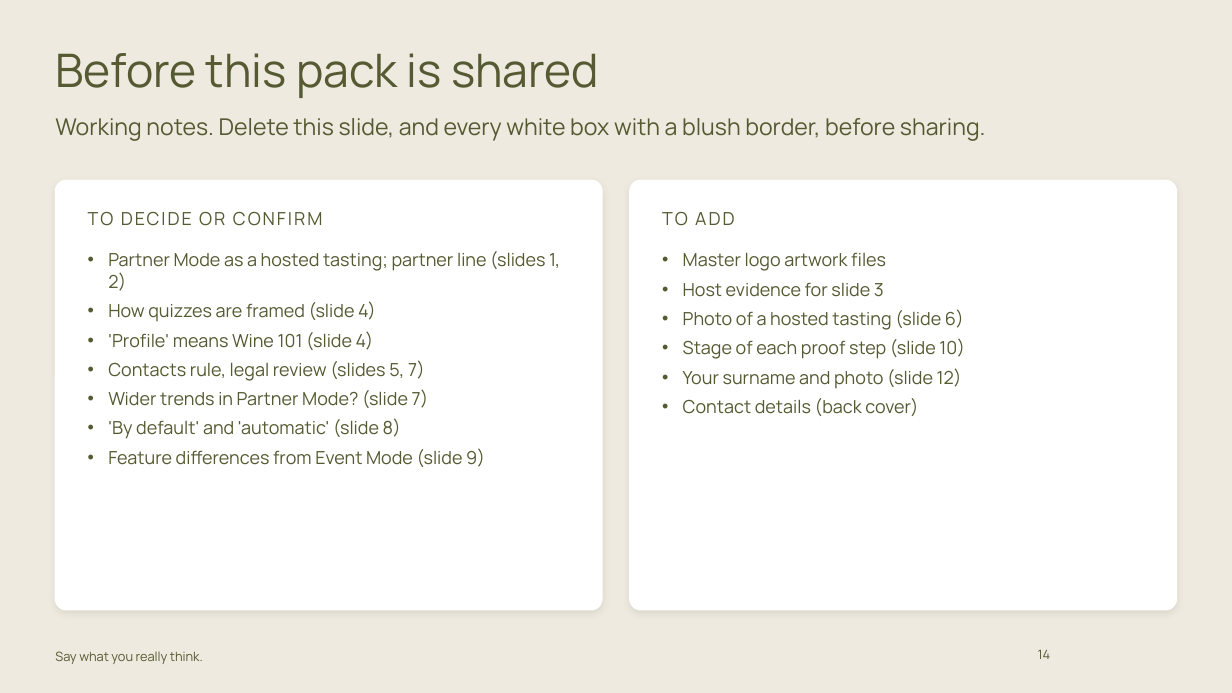
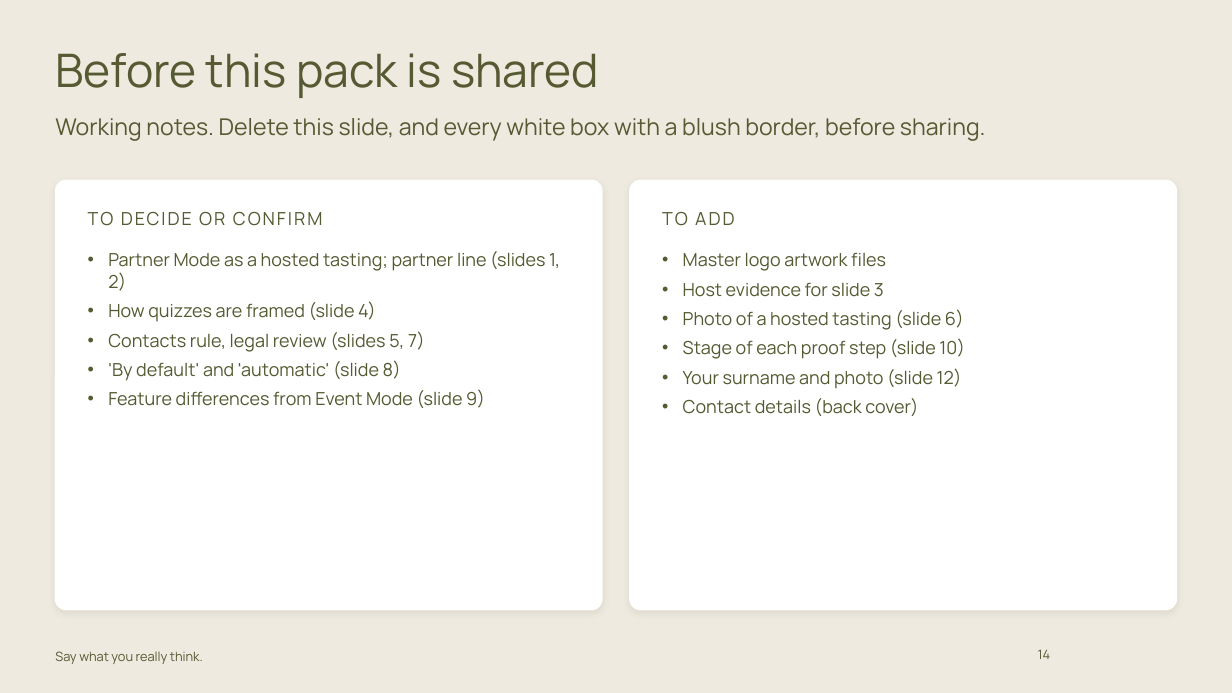
Before and after one commit to carrie147/entre-amis-brand-agent, a slide deck: slide 14 of decks/Entre Amis - Partner Mode pack - DRAFT.pptx. Drawn at 1232x693 pixels with LibreOffice and Linux fonts; fonts in the diff are those of the drawing; background and template pictures are left out. Boxes give left, top, right and bottom in pixels: in the first picture for what was removed or moved away, otherwise in the second. Text is boxed around its words. In the diff, an @@ line names an element or a change of style, - is before the commit and + after.

```diff
--- a/decks/Entre Amis - Partner Mode pack - DRAFT.pptx
+++ b/decks/Entre Amis - Partner Mode pack - DRAFT.pptx
@@ text at <box>108,331,374,350</box>: paragraph removed @@
-• 'Profile' means Wine 101 (slide 4)
@@ text at <box>108,389,429,408</box>: paragraph removed @@
-• Wider trends in Partner Mode? (slide 7)
```
Also in this commit, not shown: 3 other slides changed, 2 other files.
